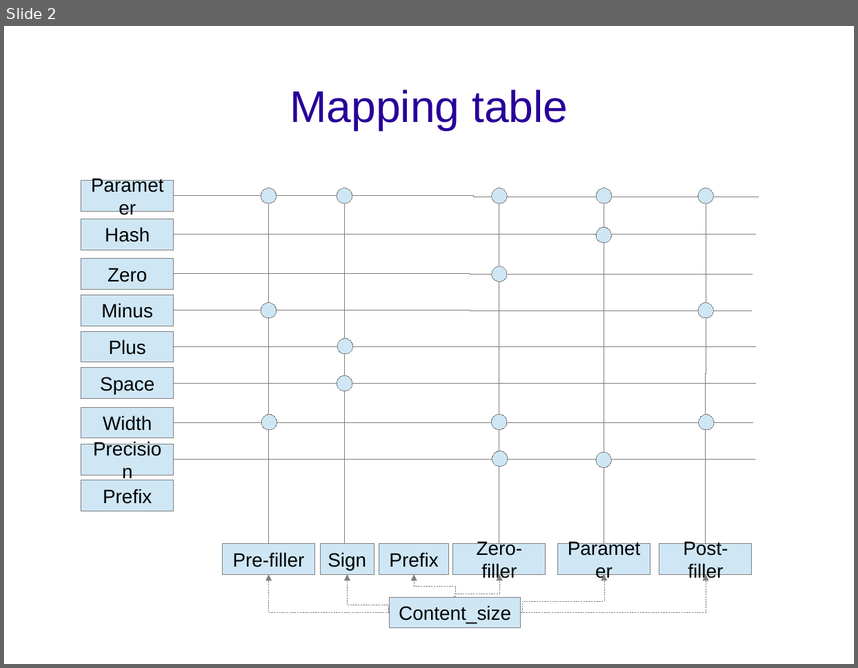
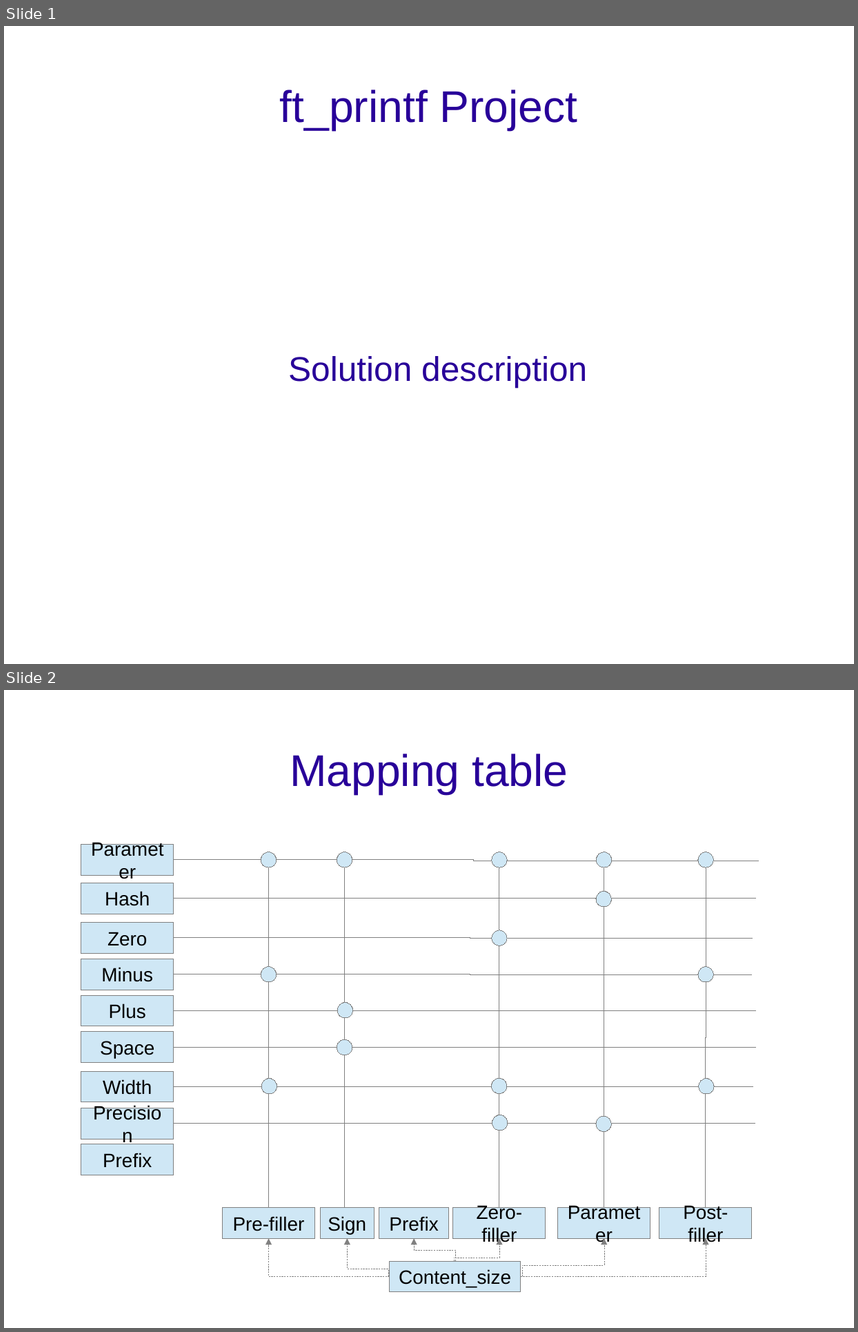
Before and after one commit to jussihyva/libft_printf, a slide deck: doc/Solution.odp. Shown one above the other, each under a label of ours: slide 2 before the commit, slides 1 and 2 after it. The pictures are 858x668 and 858x1332 pixels, drawn with LibreOffice and Linux fonts; fonts in the diff are those of the drawing; background and template pictures are left out. Boxes give left, top, right and bottom in pixels: in the first picture for what was removed or moved away, otherwise in the second. Text is boxed around its words. In the diff, an @@ line names an element or a change of style, - is before the commit and + after.

```diff
--- a/doc/Solution.odp
+++ b/doc/Solution.odp
@@ slide 1 added at [4,26,854,664], background picture (left out) @@
@@ title added at [280,89,578,130], 41.4 pt, text #280099 @@
+ft_printf Project
@@ subtitle added at [288,356,587,388], 32 pt, text #280099 @@
+Solution description
```
Also in this commit, not shown: 1 slide removed, 3 other files.
